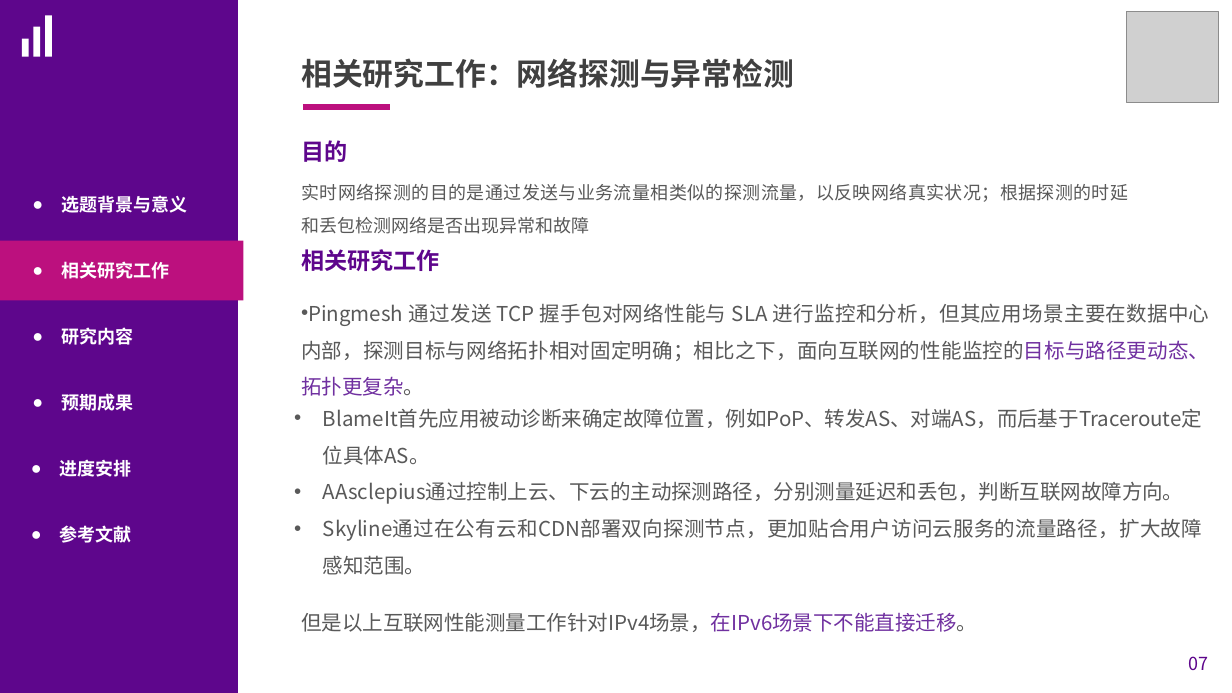
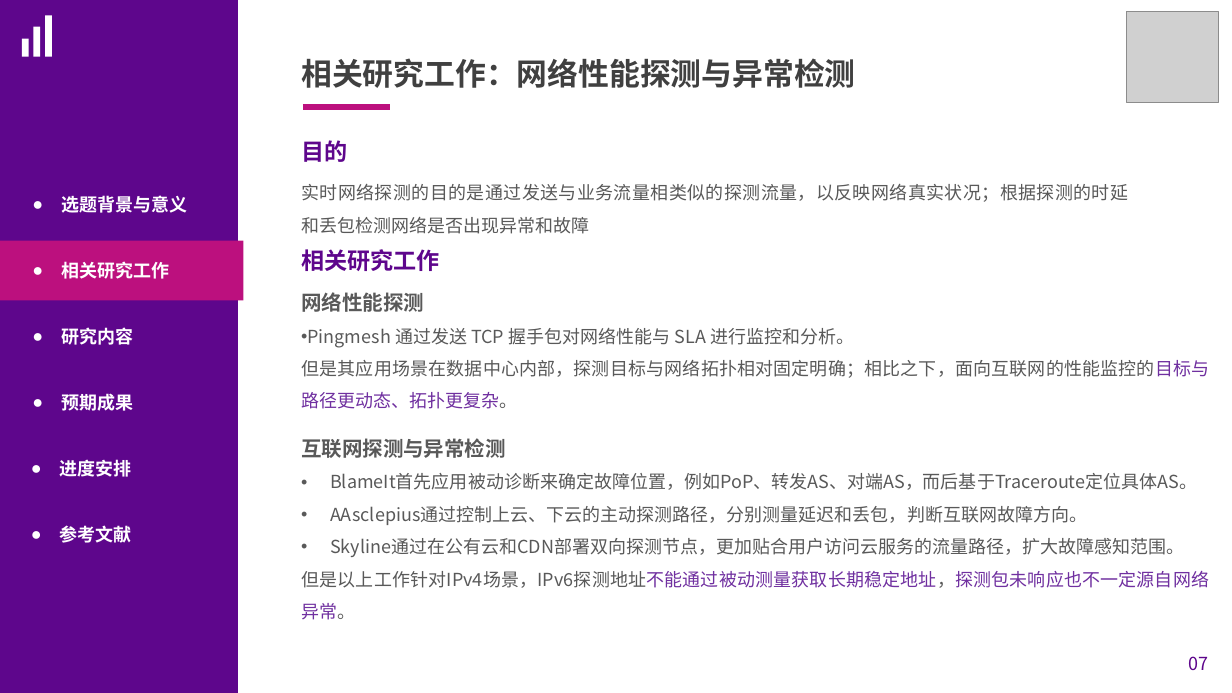
Before and after one commit to kafka-dara/school, a slide deck: slide 10 of 1_硕士开题报告-郑盛东-version3.pptx. Drawn at 1232x693 pixels with LibreOffice and Linux fonts; fonts in the diff are those of the drawing; grey boxes stand for pictures. Boxes give left, top, right and bottom in pixels: in the first picture for what was removed or moved away, otherwise in the second. Text is boxed around its words. In the diff, an @@ line names an element or a change of style, - is before the commit and + after.

```diff
--- a/1_硕士开题报告-郑盛东-version3.pptx
+++ b/1_硕士开题报告-郑盛东-version3.pptx
@@ text at [301, 58, 855, 88]: text changed @@
-相关研究工作：网络探测与异常检测
+相关研究工作：网络性能探测与异常检测
@@ text at [301, 292, 1209, 409]: text changed; size 16 to 14 pt @@
-• Pingmesh 通过发送 TCP 握手包对网络性能与 SLA 进行监控和分析，但其应用场景主要在数据中心内部，探测目标与网络拓扑相对固定明确；相比之下，面向互联网的性能监控的目标与路径更动态、拓扑更复杂。
+网络性能探测
+• Pingmesh 通过发送 TCP 握手包对网络性能与 SLA 进行监控和分析。
+但是其应用场景在数据中心内部，探测目标与网络拓扑相对固定明确；相比之下，面向互联网的性能监控的目标与路径更动态、拓扑更复杂。
@@ text "互联网探测与异常检测": place and size @@
-text "互联网探测与异常检测" at [323, 409, 1202, 575]
+text "互联网探测与异常检测" at [301, 438, 1209, 620]
@@ text at [301, 438, 506, 458]: paragraph added @@
+互联网探测与异常检测
@@ text at [330, 473, 1197, 557]: size 16 to 14 pt in "BlameIt首先应用被动诊断来确定故障位置，例如PoP、转发AS、对端AS，而后基于Traceroute定位具体AS。", "AAsclepius通过控制上云、下云的主动探测路径，分别测量延迟和丢包，判断互联网故障方向。", "Skyline通过在公有云和CDN部署双向探测节点，更加贴合用户访问云服务的流量路径，扩大故障感知范围。" @@
@@ text at [301, 571, 1209, 620]: paragraph added @@
+但是以上工作针对IPv4场景，IPv6探测地址不能通过被动测量获取长期稳定地址，探测包未响应也不一定源自网络异常。
@@ text removed at [301, 613, 977, 632] @@
-但是以上互联网性能测量工作针对IPv4场景，在IPv6场景下不能直接迁移。
```
Also in this commit, not shown: 3 other slides changed, 2 other files.
